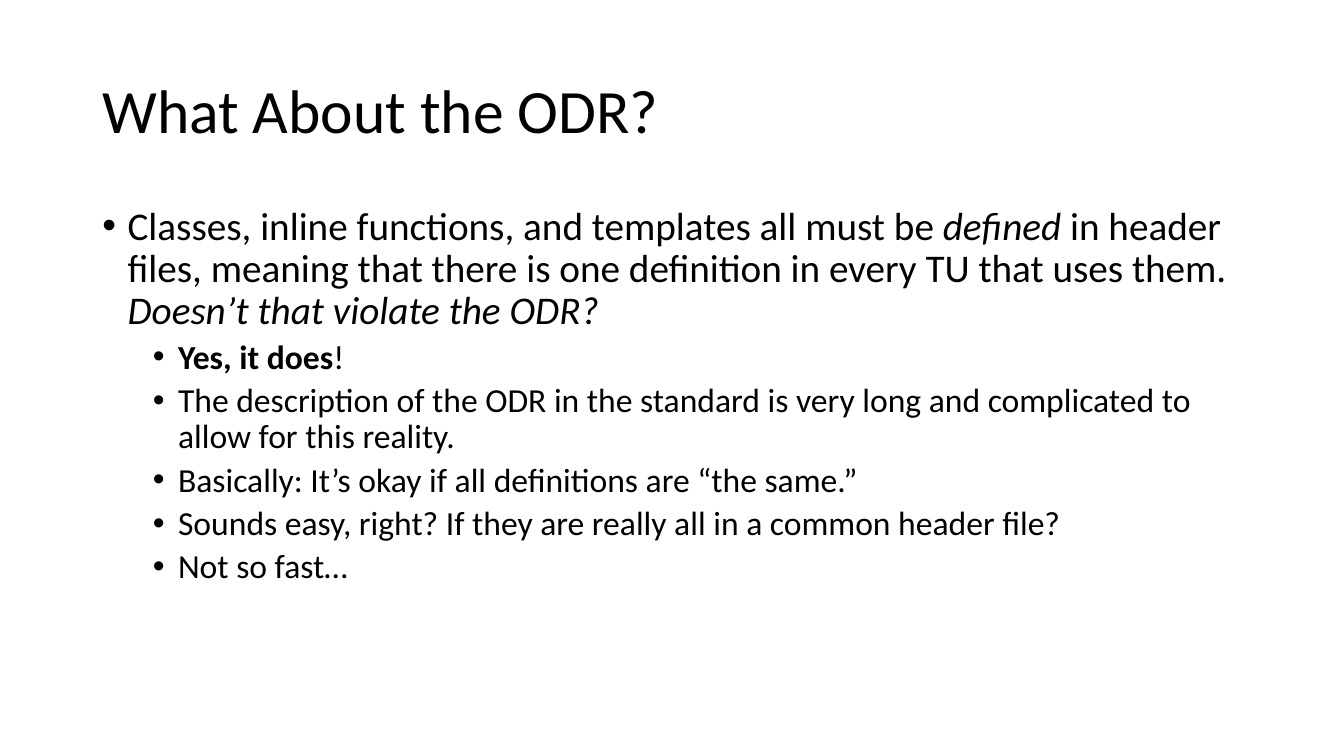
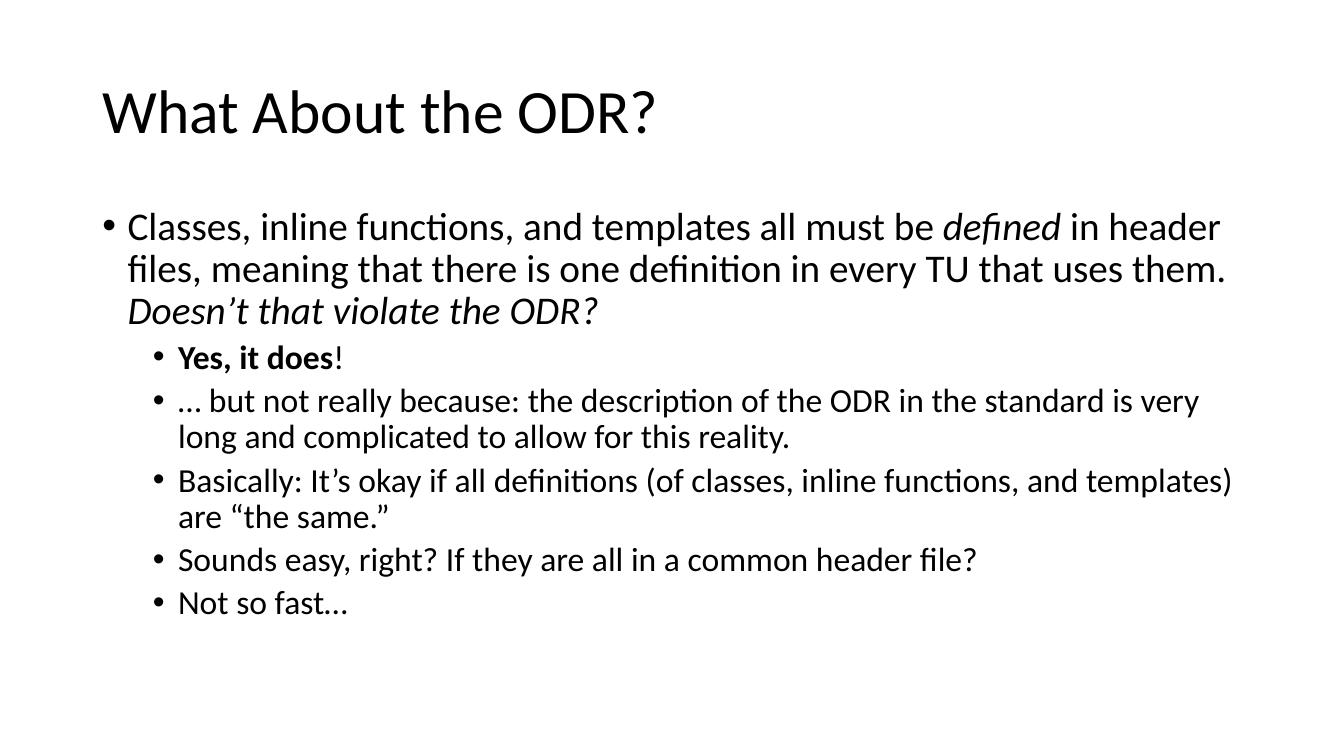
Before and after one commit to pchapin/cpp, a slide deck: slide 10 of Presentations/Modules.pptx. Drawn at 1344x756 pixels with LibreOffice and Linux fonts; fonts in the diff are those of the drawing. Boxes give left, top, right and bottom in pixels: in the first picture for what was removed or moved away, otherwise in the second. Text is boxed around its words. In the diff, an @@ line names an element or a change of style, - is before the commit and + after.

```diff
--- a/Presentations/Modules.pptx
+++ b/Presentations/Modules.pptx
@@ text at [178,388,1233,577]: text changed @@
-  • The description of the ODR in the standard is very long and complicated to allow for this reality.
-  • Basically: It’s okay if all definitions are “the same.”
-  • Sounds easy, right? If they are really all in a common header file?
+  • … but not really because: the description of the ODR in the standard is very long and complicated to allow for this reality.
+  • Basically: It’s okay if all definitions (of classes, inline functions, and templates) are “the same.”
+  • Sounds easy, right? If they are all in a common header file?
```
Also in this commit, not shown: 9 other slides changed, 11 slides added.
